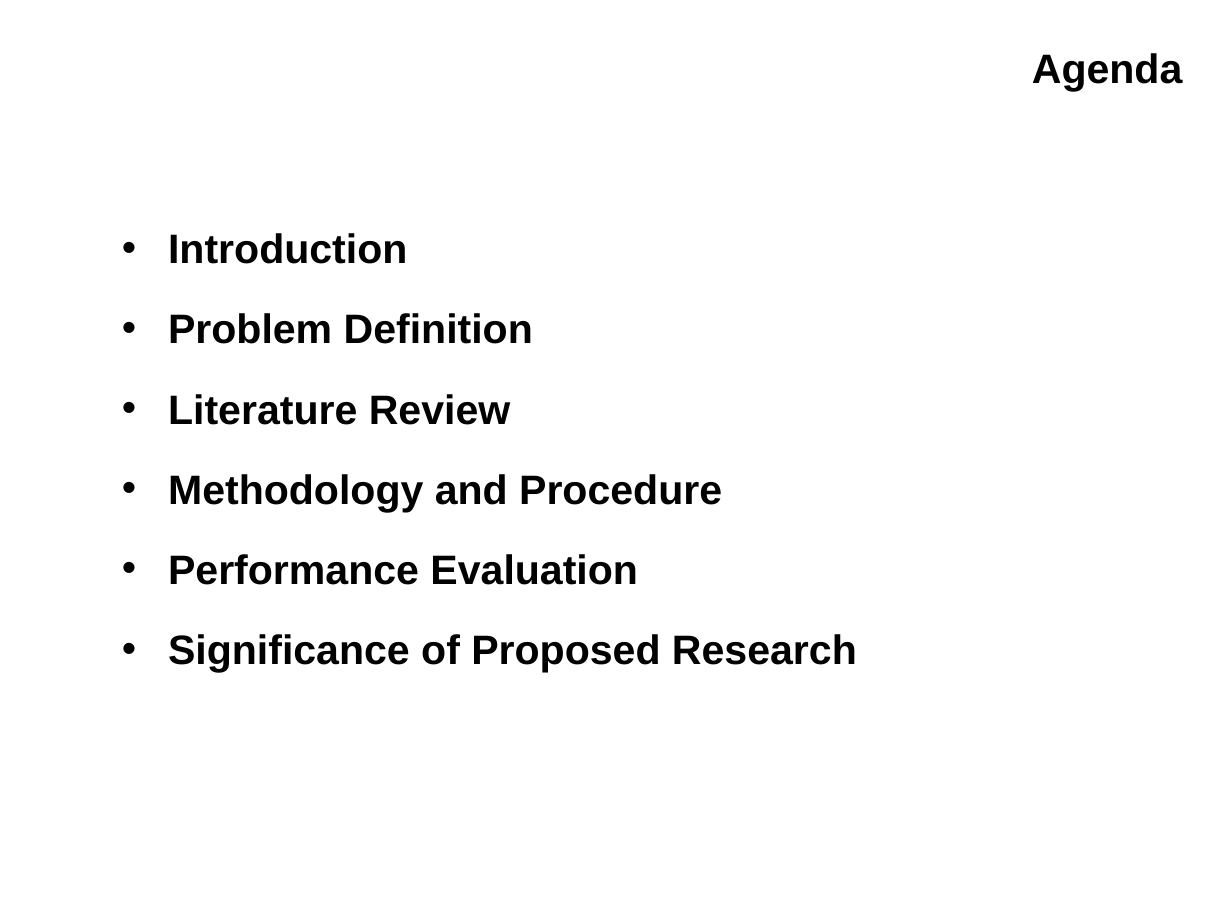
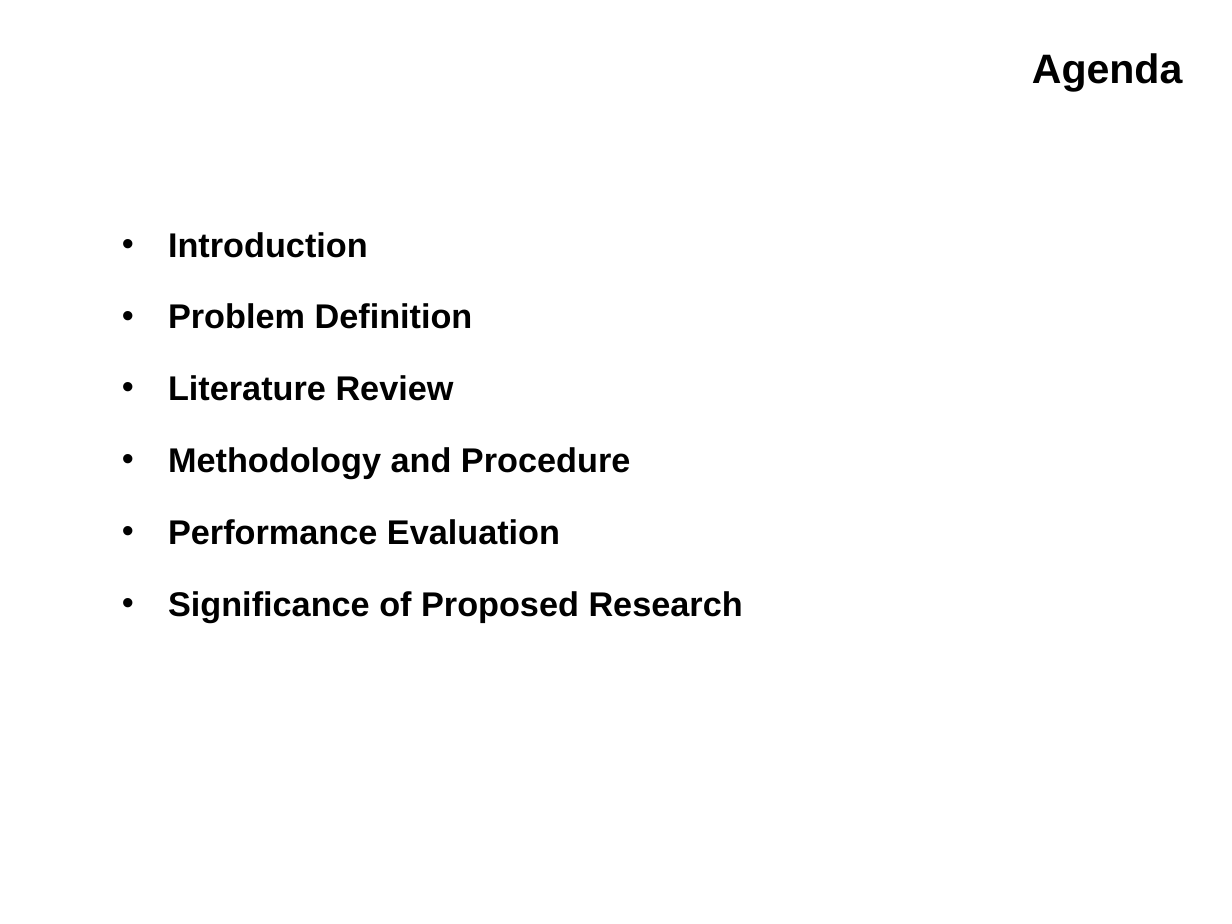
Before and after one commit to IslamAAli/ORBSLAM_RTABmap, a slide deck: slide 2 of Presentation/CMPUT631-ProjectProposal-V0P1.pptx. Drawn at 1232x924 pixels with LibreOffice and Linux fonts; fonts in the diff are those of the drawing; background and template pictures are left out. Boxes give left, top, right and bottom in pixels: in the first picture for what was removed or moved away, otherwise in the second. Text is boxed around its words. In the diff, an @@ line names an element or a change of style, - is before the commit and + after.

Commit message:
adding new ppt edits

```diff
--- a/Presentation/CMPUT631-ProjectProposal-V0P1.pptx
+++ b/Presentation/CMPUT631-ProjectProposal-V0P1.pptx
@@ text "Introduction" at (168,232,743,622): size 24 to 20 pt @@
```
Also in this commit, not shown: 1 other slide changed, 5 slides added, 2 slides removed, 8 other files.
